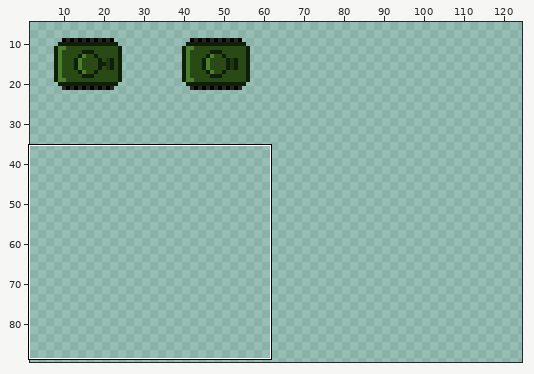
Sprite sheet -- assets/images/animaciones_tanque/shoot.png. The picture above shows the old version from afar; the outline marks the close-up.
Close-up. Earlier state:
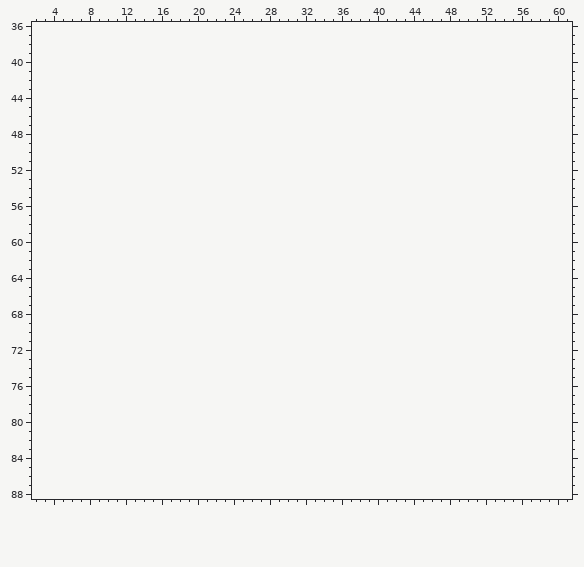
The file is 64x32 pixels. Shown: x 2..61, y 36..88. The old version is drawn lined up with the new one, on the new canvas. The wide view leaves out empty margins. The commit also changed other parts of the picture, which this record leaves out.
Once edited:
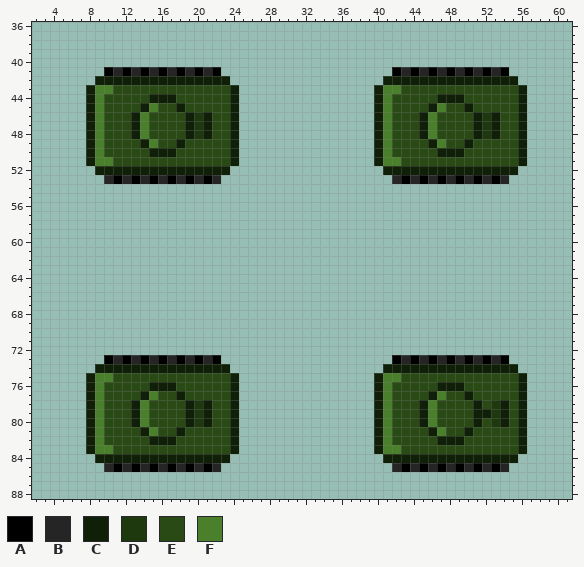
Palette (. is transparent): A #000000  B #252525  C #101f07  D #1d390d  E #294a15  F #4a7f2b
Change:
{"change": "canvas 64x32 -> 128x96"}
{"y":41,"x":10,"old":".............","new":"ABABABABABABA"}
{"y":41,"x":42,"old":".............","new":"ABABABABABABA"}
{"y":42,"x":9,"old":"...............","new":"CCCCCCCCCCCCCCC"}
{"y":42,"x":41,"old":"...............","new":"CCCCCCCCCCCCCCC"}
{"y":43,"x":8,"old":".................","new":"CFFEEEEEEEEEEEEEC"}
{"y":43,"x":40,"old":".................","new":"CFFEEEEEEEEEEEEEC"}
{"y":44,"x":8,"old":".................","new":"CFEEEEECCCEEEEEEC"}
{"y":44,"x":40,"old":".................","new":"CFEEEEECCCEEEEEEC"}
{"y":45,"x":8,"old":".................","new":"CFEEEECFEECEEEEEC"}
{"y":45,"x":40,"old":".................","new":"CFEEEECFEECEEEEEC"}
{"y":46,"x":8,"old":".................","new":"CFEEECFEEEECDCEEC"}
{"y":46,"x":40,"old":".................","new":"CFEEECFEEEECDCEEC"}
{"y":47,"x":8,"old":".................","new":"CFEEECFEEEECDCEEC"}
{"y":47,"x":40,"old":".................","new":"CFEEECFEEEECDCEEC"}
{"y":48,"x":8,"old":".................","new":"CFEEECFEEEECDCEEC"}
{"y":48,"x":40,"old":".................","new":"CFEEECFEEEECDCEEC"}
{"y":49,"x":8,"old":".................","new":"CFEEEECFEECEEEEEC"}
{"y":49,"x":40,"old":".................","new":"CFEEEECFEECEEEEEC"}
{"y":50,"x":8,"old":".................","new":"CFEEEEECCCEEEEEEC"}
{"y":50,"x":40,"old":".................","new":"CFEEEEECCCEEEEEEC"}
{"y":51,"x":8,"old":".................","new":"CFFEEEEEEEEEEEEEC"}
{"y":51,"x":40,"old":".................","new":"CFFEEEEEEEEEEEEEC"}
{"y":52,"x":9,"old":"...............","new":"CCCCCCCCCCCCCCC"}
{"y":52,"x":41,"old":"...............","new":"CCCCCCCCCCCCCCC"}
{"y":53,"x":10,"old":".............","new":"BABABABABABAB"}
{"y":53,"x":42,"old":".............","new":"BABABABABABAB"}
{"y":73,"x":10,"old":".............","new":"ABABABABABABA"}
{"y":73,"x":42,"old":".............","new":"ABABABABABABA"}
{"y":74,"x":9,"old":"...............","new":"CCCCCCCCCCCCCCC"}
{"y":74,"x":41,"old":"...............","new":"CCCCCCCCCCCCCCC"}
{"y":75,"x":8,"old":".................","new":"CFFEEEEEEEEEEEEEC"}
{"y":75,"x":40,"old":".................","new":"CFFEEEEEEEEEEEEEC"}
{"y":76,"x":8,"old":".................","new":"CFEEEEECCCEEEEEEC"}
{"y":76,"x":40,"old":".................","new":"CFEEEEECCCEEEEEEC"}
{"y":77,"x":8,"old":".................","new":"CFEEEECFEECEEEEEC"}
{"y":77,"x":40,"old":".................","new":"CFEEEECFEECEEEEEC"}
{"y":78,"x":8,"old":".................","new":"CFEEECFEEEECDCEEC"}
{"y":78,"x":40,"old":".................","new":"CFEEECFEEEECEDCEC"}
{"y":79,"x":8,"old":".................","new":"CFEEECFEEEECDCEEC"}
{"y":79,"x":40,"old":".................","new":"CFEEECFEEEECCDCEC"}
{"y":80,"x":8,"old":".................","new":"CFEEECFEEEECDCEEC"}
{"y":80,"x":40,"old":".................","new":"CFEEECFEEEECEDCEC"}
{"y":81,"x":8,"old":".................","new":"CFEEEECFEECEEEEEC"}
{"y":81,"x":40,"old":".................","new":"CFEEEECFEECEEEEEC"}
{"y":82,"x":8,"old":".................","new":"CFEEEEECCCEEEEEEC"}
{"y":82,"x":40,"old":".................","new":"CFEEEEECCCEEEEEEC"}
{"y":83,"x":8,"old":".................","new":"CFFEEEEEEEEEEEEEC"}
{"y":83,"x":40,"old":".................","new":"CFFEEEEEEEEEEEEEC"}
{"y":84,"x":9,"old":"...............","new":"CCCCCCCCCCCCCCC"}
{"y":84,"x":41,"old":"...............","new":"CCCCCCCCCCCCCCC"}
{"y":85,"x":10,"old":".............","new":"BABABABABABAB"}
{"y":85,"x":42,"old":".............","new":"BABABABABABAB"}
{"label":"added","picture_box":[86,67,239,184]}
{"label":"added","picture_box":[374,67,527,184]}
{"label":"added","picture_box":[86,355,239,472]}
{"label":"added","picture_box":[374,355,527,472]}
